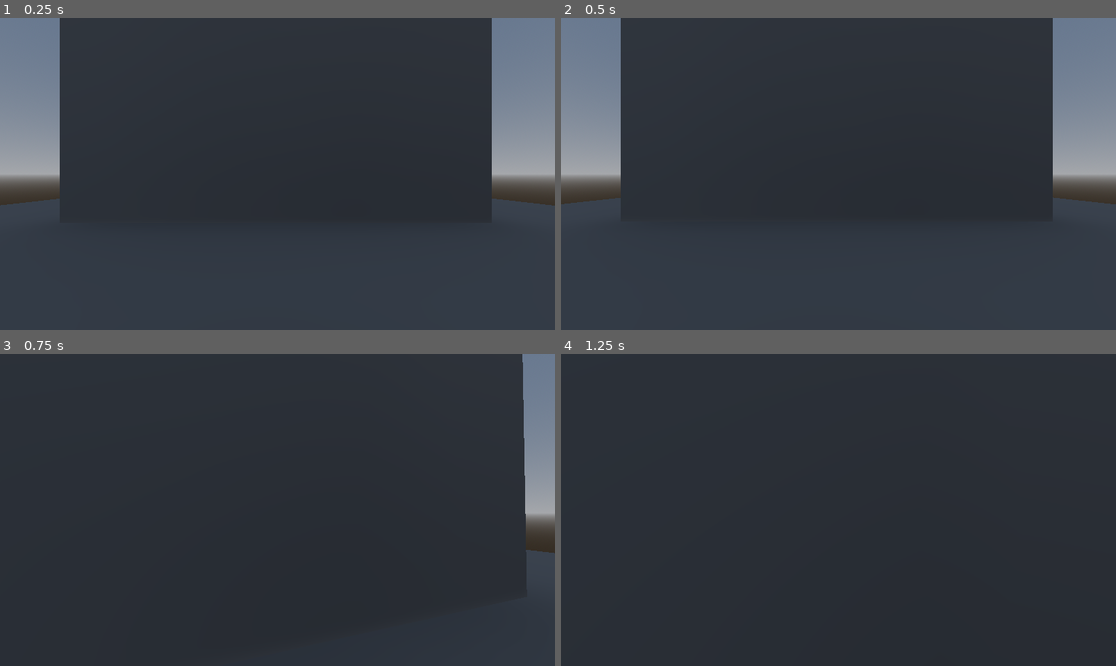
Above: before the commit, frames 1-4 (two rows, left to right).
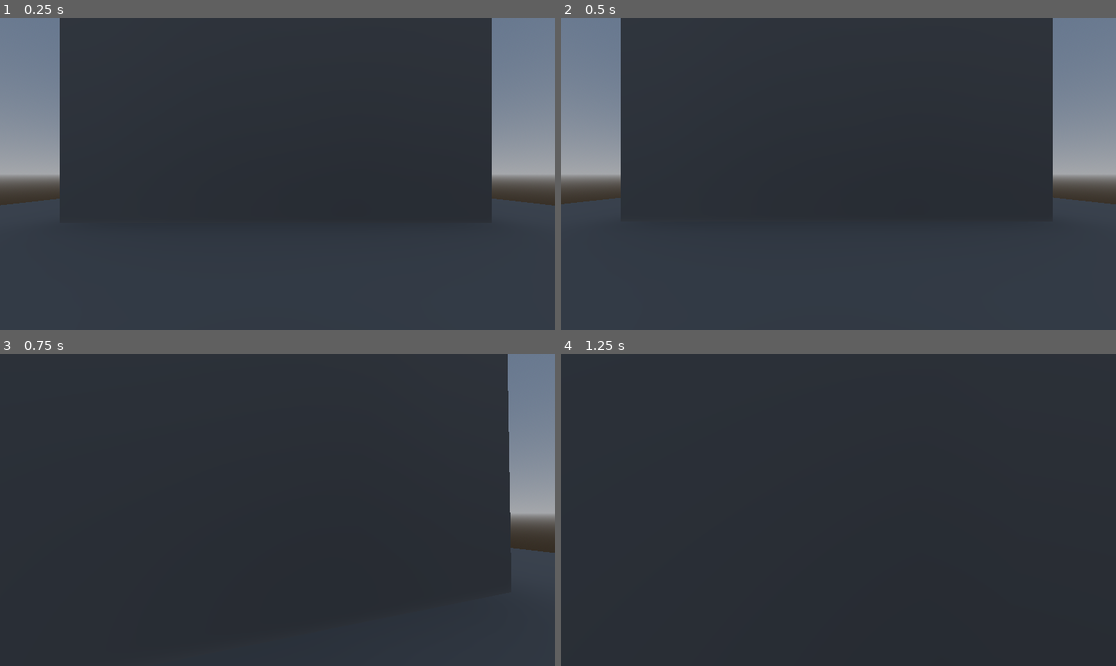
Above: after the commit, the same moments.

Repository: ayylol/viceroy-maxing
Game: Godot game, scene res://scenes/tung_scene.tscn
Same seed, same stepped clock (60 frames per second), same inputs: the game is played once before the commit and once after it. The project has no main scene, so this scene is started directly.
Inputs (mouse positions are in pixels of both pictures, inside the frame that each line leads up to):
- Up to frame 1 (0.25 s): no input
- Up to frame 2 (0.5 s): no input
- Up to frame 3 (0.75 s): tap Enter at 0.5 s; move the mouse to (305, 510) at 0.52 s; hold W (move_up) from 0.53 s (still down); tap Shift (dash) at 0.6 s
- Up to frame 4 (1.25 s): keep holding W (move_up); tap Space (jump) at 0.77 s

Frames 1-2 are identical in both runs. In frame 3, 1.7% of the frame differs, in the area x 91-100%, y 0-69%; in frame 4, less than 0.1%.

Commit message:
decel effect on dash

Diff:
--- a/objects/player.tscn
+++ b/objects/player.tscn
@@ -6,7 +6,6 @@
 
 [node name="Player" type="CharacterBody3D"]
 script = ExtResource("1_eqqp1")
-look_sensitivity = 0.3
 jump_height = 4.0
 jump_duration = 0.5
 fall_duration = 0.5
--- a/objects/player_controller.gd
+++ b/objects/player_controller.gd
@@ -3,10 +3,11 @@
 const tilt_lower_limit : float = deg_to_rad(-90)
 const tilt_upper_limit : float = deg_to_rad(90)
 
-@export_range(.1, 1., .05) var look_sensitivity : float = .5
+@export_range(.1, 1., .05) var look_sensitivity : float = .3
 
 @export_group("running")
 @export var running_speed : float = 8.
+@export var running_accel_time : float = .1
 
 @export_group("dash")
 @export var dash_distance : float = 8.
@@ -46,10 +47,14 @@
 
 @onready var camera : Camera3D = $Camera3D
 
+@onready var running_accel : float = running_speed / running_accel_time
+
 @onready var coyote_timer : float = 0.
 @onready var jump_buffer_timer : float = 0.
 @onready var wall_bounce_timer : float = 0.
+
 @onready var dash_timer : float = 0.
+@onready var dash_direction : Vector3
 @onready var dash_recharge_timer : float = 0.
 
 @onready var dash_left : int = dash_count
@@ -77,6 +82,7 @@
 		if dash_recharge_timer > 0:
 			dash_recharge_timer = move_toward(dash_recharge_timer, 0., delta)
 		else:
+			dash_recharge_timer = dash_recharge
 			dash_left += 1
 
 	if is_on_floor() or is_on_wall():
@@ -121,26 +127,36 @@
 	state_process(delta)
 
 	if dash_timer > 0.:
-		velocity = (transform.basis * Vector3.FORWARD).normalized() * (dash_distance / dash_duration)
+		velocity = (transform.basis * dash_direction).normalized() * (dash_distance / dash_duration)
 	else:
+		if is_on_floor():
+			wall_bounce_left = wall_bounce_count
+
+		var input_vector := Input.get_vector("move_left", "move_right", "move_up", "move_down")
+		var input_direction := Vector3(input_vector.x, 0., input_vector.y)
+
 		if Input.is_action_just_pressed("dash") and dash_left > 0:
+			if input_direction:
+				dash_direction = Vector3(input_vector.x, 0., input_vector.y)
+			else:
+				dash_direction = Vector3.FORWARD
 			dash_timer = dash_duration
 			if dash_left >= dash_count:
 				dash_recharge_timer = dash_recharge
 			dash_left -= 1
+			return
+		elif wall_bounce_timer <= 0.:
+			var running_direction : Vector3 = (transform.basis * input_direction).normalized()
 
-		if is_on_floor():
-			wall_bounce_left = wall_bounce_count
-
-		var input_dir := Input.get_vector("move_left", "move_right", "move_up", "move_down")
-		var direction := (transform.basis * Vector3(input_dir.x, 0., input_dir.y)).normalized()
-		if direction:
-			if wall_bounce_timer <= 0.:
-				velocity.x = direction.x * running_speed
-				velocity.z = direction.z * running_speed
-		else:
-			velocity.x = 0
-			velocity.z = 0
+			velocity.x = move_toward(velocity.x, running_direction.x * running_speed, running_accel * delta)
+			velocity.z = move_toward(velocity.z, running_direction.z * running_speed, running_accel * delta)
+			# if input_direction:
+			# 	if wall_bounce_timer <= 0.:
+			# 		velocity.x = running_direction.x * running_speed
+			# 		velocity.z = running_direction.z * running_speed
+			# else:
+			# 	velocity.x = 0
+			# 	velocity.z = 0
 
 		if not is_on_floor():
 			var is_going_down : bool = velocity.y < 0.
--- a/scenes/tung_scene.tscn
+++ b/scenes/tung_scene.tscn
@@ -87,6 +87,7 @@
 
 [node name="Player" parent="." instance=ExtResource("1_nhyco")]
 transform = Transform3D(1, 0, 0, 0, 1, 0, 0, 0, 1, 0.0665493, 2.06634, 0.0188904)
+running_accel_time = 0.05
 
 [node name="LightmapGI" type="LightmapGI" parent="."]
 light_data = ExtResource("2_nhyco")
